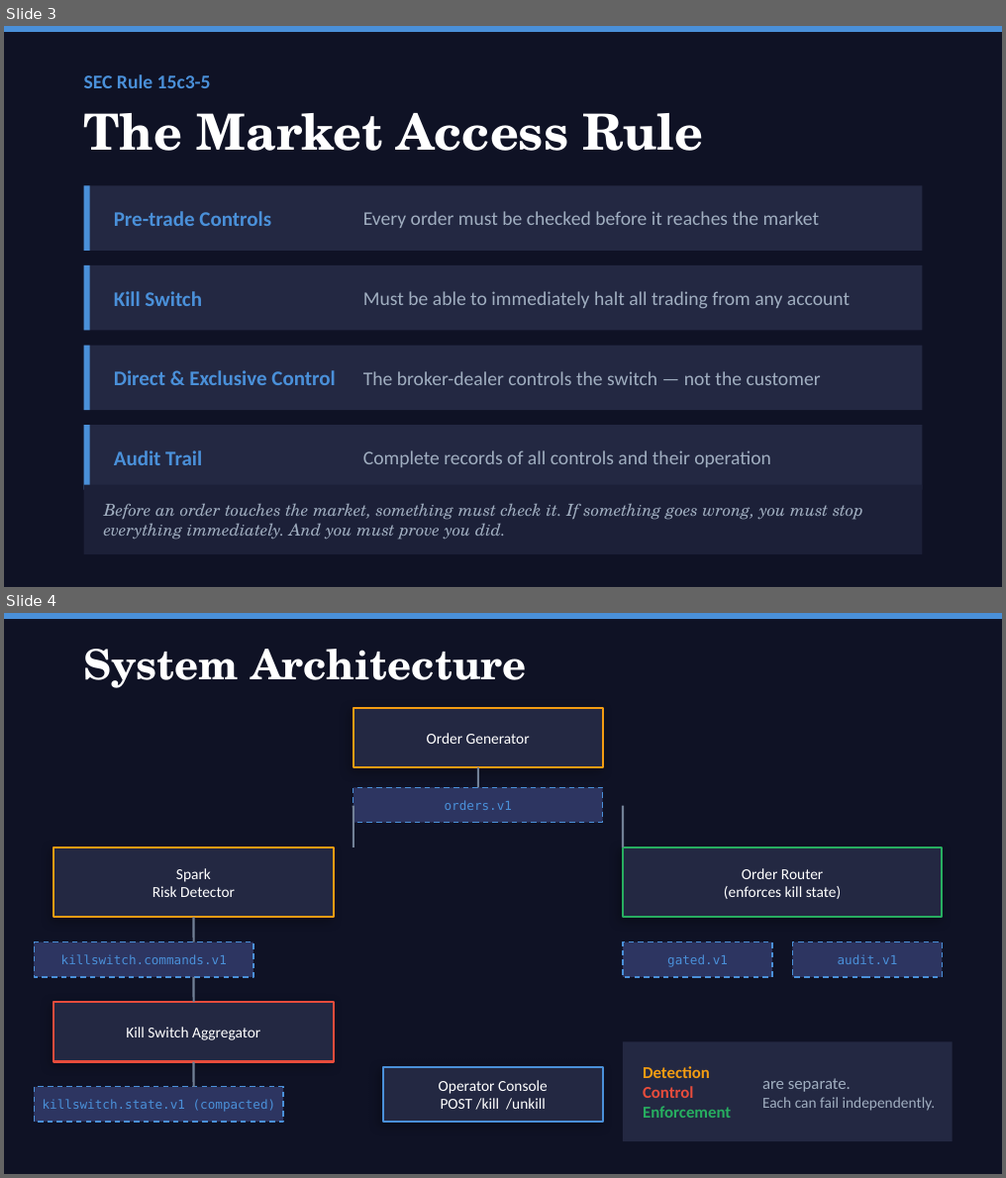
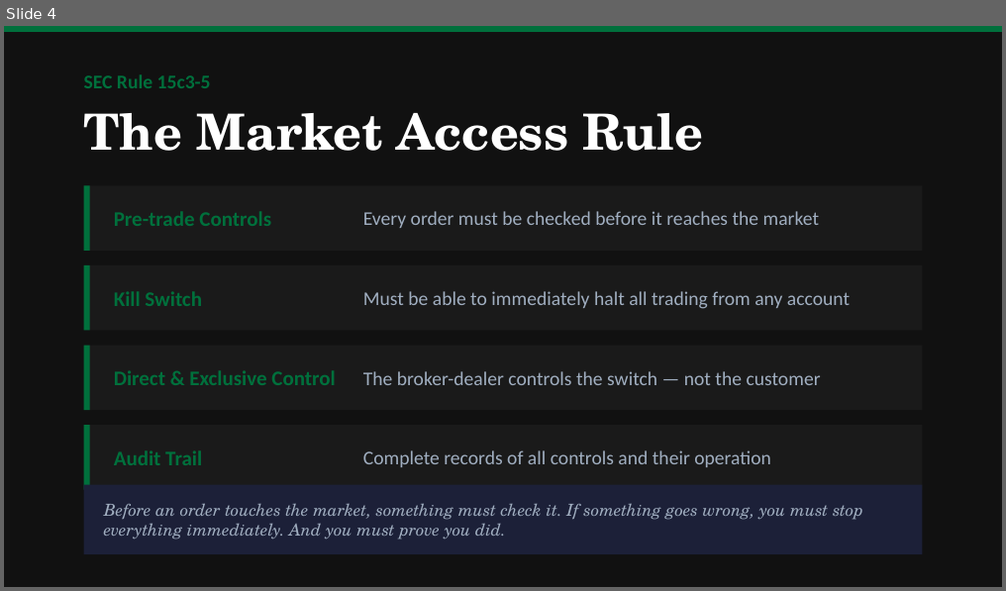
Before and after one commit to lukelittle/sec-15c3-5-market-access-controls-example, a slide deck: docs/presentation.pptx. Shown one above the other, each under a label of ours: slides 3 and 4 before the commit, slide 4 after it. The pictures are 1006x1178 and 1006x591 pixels, drawn with LibreOffice and Linux fonts; fonts in the diff are those of the drawing. Boxes give left, top, right and bottom in pixels: in the first picture for what was removed or moved away, otherwise in the second. Text is boxed around its words. In the diff, an @@ line names an element or a change of style, - is before the commit and + after.

```diff
--- a/docs/presentation.pptx
+++ b/docs/presentation.pptx
@@ slide 4 removed at <box>4,613,1002,1174</box>, background #0F1225 @@
@@ rectangle removed at <box>4,613,1002,619</box> @@
@@ text removed at <box>84,649,527,688</box> @@
-System Architecture
@@ rectangle removed at <box>353,708,603,767</box> @@
@@ text removed at <box>427,733,530,744</box> @@
-Order Generator
@@ rectangle removed at <box>353,787,603,823</box> @@
@@ line removed from (478, 767) to (478, 787) @@
@@ line removed from (353, 806) to (353, 848) @@
@@ text removed at <box>445,800,512,810</box> @@
-orders.v1
@@ line removed from (623, 806) to (623, 848) @@
@@ rectangle removed at <box>54,848,334,917</box> @@
@@ rectangle removed at <box>623,848,943,917</box> @@
@@ text removed at <box>152,868,235,897</box> @@
-Spark
-Risk Detector
@@ text removed at <box>724,868,841,899</box> @@
-Order Router
-(enforces kill state)
@@ line removed from (194, 917) to (194, 943) @@
@@ rectangle removed at <box>34,943,253,977</box> @@
@@ text removed at <box>61,955,227,964</box> @@
-killswitch.commands.v1
@@ rectangle removed at <box>623,943,772,977</box> @@
@@ text removed at <box>667,955,728,967</box> @@
-gated.v1
@@ rectangle removed at <box>792,943,943,977</box> @@
@@ text removed at <box>838,955,898,964</box> @@
-audit.v1
@@ line removed from (194, 977) to (194, 1002) @@
@@ rectangle removed at <box>54,1002,334,1062</box> @@
@@ text removed at <box>126,1027,260,1041</box> @@
-Kill Switch Aggregator
@@ rectangle removed at <box>623,1042,952,1142</box> @@
@@ rectangle removed at <box>34,1087,283,1122</box> @@
@@ line removed from (194, 1062) to (194, 1087) @@
@@ rectangle removed at <box>383,1067,603,1122</box> @@
@@ text removed at <box>439,1080,548,1110</box> @@
-Operator Console
-POST /kill /unkill
@@ text removed at <box>643,1066,731,1118</box> @@
-Detection
-Control
-Enforcement
@@ text removed at <box>762,1078,936,1111</box> @@
-are separate.
-Each can fail independently.
@@ text removed at <box>43,1099,276,1112</box> @@
-killswitch.state.v1 (compacted)
@@ what was slide 3 is now slide 4 @@
@@ slide 4 changed as well @@
@@ background #0F1225 to #111111 @@
@@ fill #4A90D9 to #00703C in 5 elements at <box>4,26,1002,32</box>, <box>84,185,90,251</box>, <box>84,266,90,330</box>, <box>84,346,90,410</box>, <box>84,425,90,490</box> @@
@@ fill #232842 to #1A1A1A in 4 elements at <box>84,185,922,251</box>, <box>84,266,922,330</box>, <box>84,346,922,410</box>, <box>84,425,922,490</box> @@
@@ text colour #4A90D9 to #00703C in 5 elements at <box>84,75,211,88</box>, <box>114,211,271,226</box>, <box>114,291,202,306</box>, <box>114,371,335,385</box>, <box>114,451,202,466</box> @@
```
Also in this commit, not shown: 13 other slides changed, 7 slides added, 32 other files.
